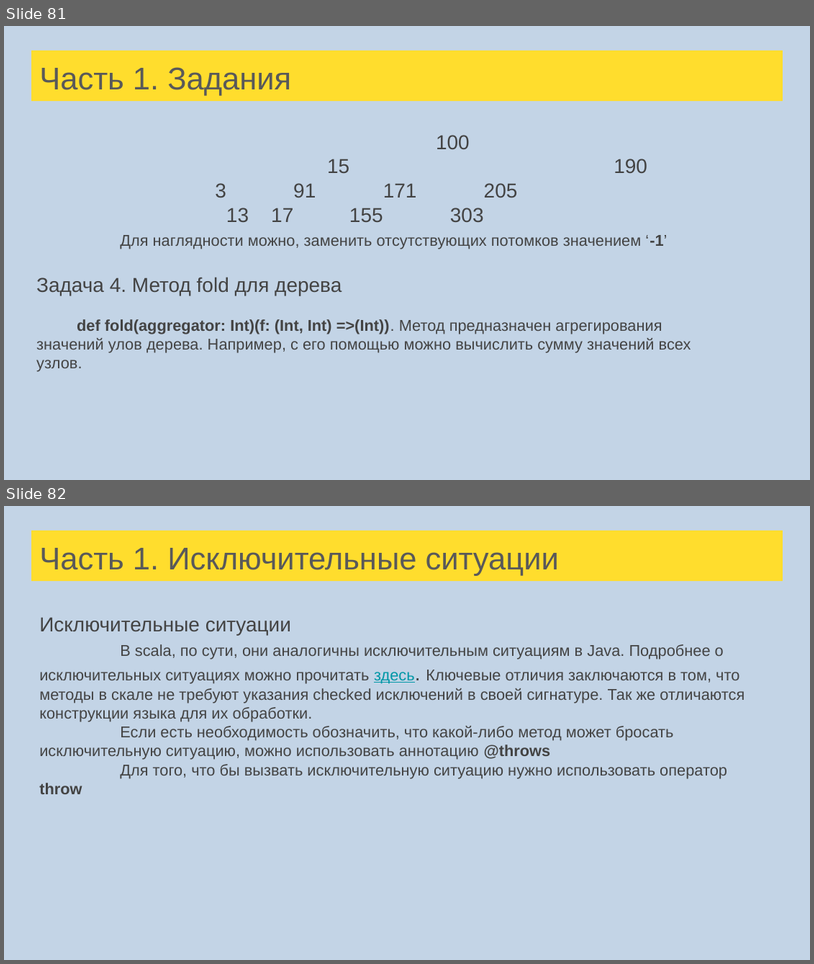
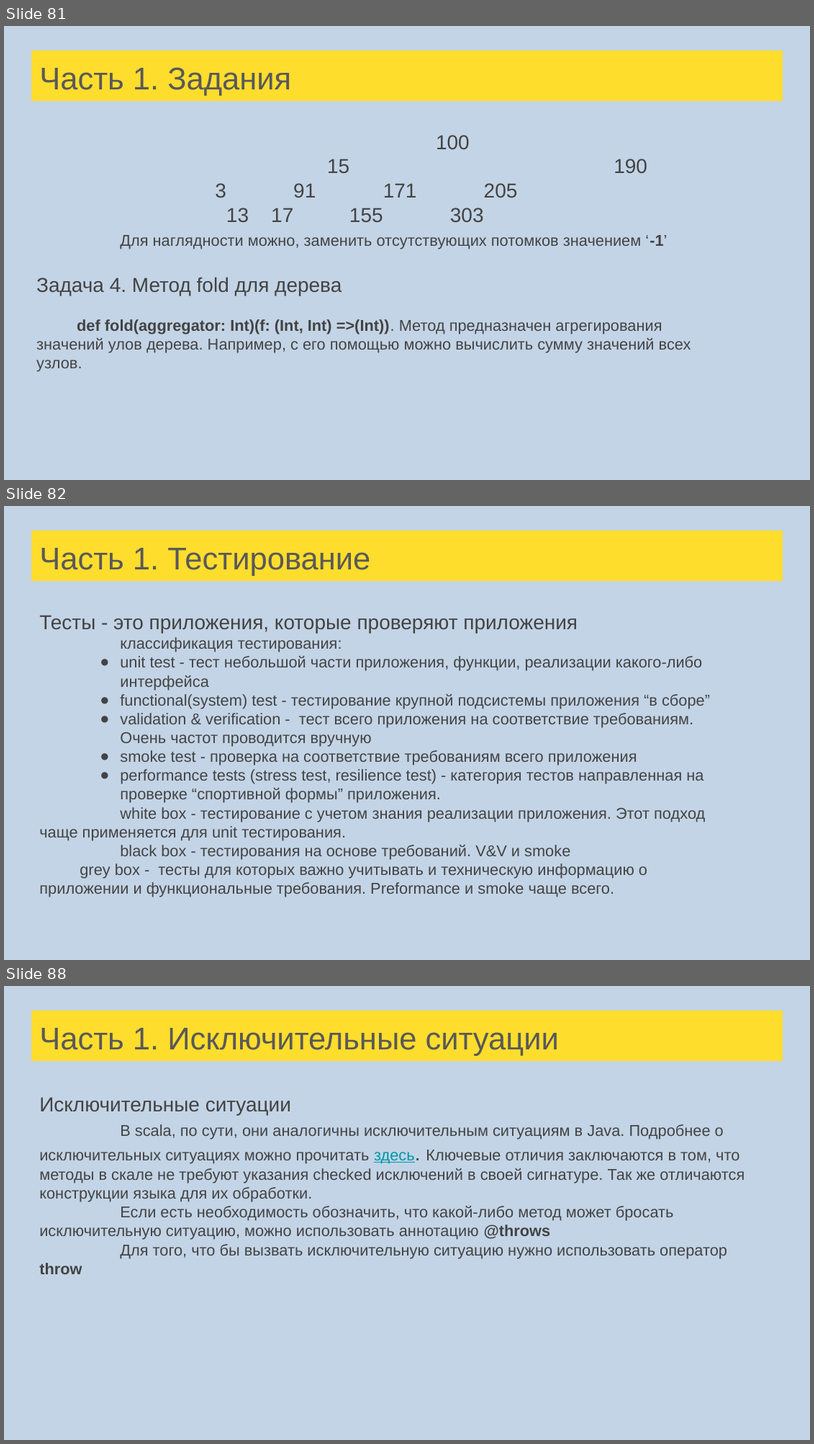
Before and after one commit to sergeypopov83/scala-school, a slide deck: src/main/resources/Лекции Scala для FinTech.pptx. Shown one above the other, each under a label of ours: slides 81 and 82 before the commit, slides 81, 82 and 88 after it; the slides between them are not shown. The pictures are 814x964 and 814x1444 pixels, drawn with LibreOffice and Linux fonts; fonts in the diff are those of the drawing. Boxes give left, top, right and bottom in pixels: in the first picture for what was removed or moved away, otherwise in the second. Text is boxed around its words. In the diff, an @@ line names an element or a change of style, - is before the commit and + after.

Commit message:
Tests lectures added OOP started

```diff
--- a/src/main/resources/Лекции Scala для FinTech.pptx
+++ b/src/main/resources/Лекции Scala для FinTech.pptx
@@ slide 82 added at [4, 506, 810, 960], background #C3D4E6 @@
@@ title added at [31, 530, 783, 581], fill #FFDD2D, 28 pt, text #595959 @@
+Часть 1. Тестирование
@@ text added at [39, 615, 710, 897], 14 pt, text #434343 @@
+Тесты - это приложения, которые проверяют приложения
+классификация тестирования:
+● unit test - тест небольшой части приложения, функции, реализации какого-либо интерфейса
+● functional(system) test - тестирование крупной подсистемы приложения “в сборе”
+● validation & verification - тест всего приложения на соответствие требованиям. Очень частот проводится вручную
+● smoke test - проверка на соответствие требованиям всего приложения
+● performance tests (stress test, resilience test) - категория тестов направленная на проверке “спортивной формы” приложения.
+white box - тестирование с учетом знания реализации приложения. Этот подход чаще применяется для unit тестирования.
+black box - тестирования на основе требований. V&V и smoke
+grey box - тесты для которых важно учитывать и техническую информацию о приложении и функциональные требования. Preformance и smoke чаще всего.
@@ what was slide 82 is now slide 88 @@
```
Also in this commit, not shown: 3 slides changed, 9 other slides added, 8 other files.
